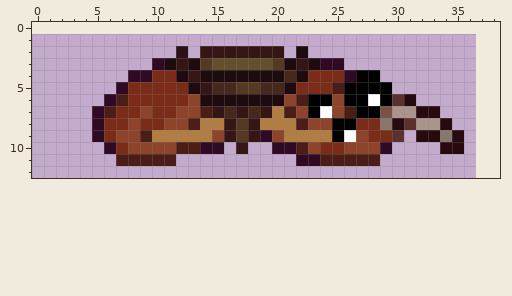
One commit to this pixel-art sprite: Content/Projectiles/Pets/TrapdoorSpiderMount_Front.png. The picture above is the old version.
The file is 78x24 pixels, drawn in blocks of 2x2; one block is one cell here. Colours within 5 levels of each other are drawn and written as one. The old version is drawn lined up with the new one, on the new canvas.
And afterwards:
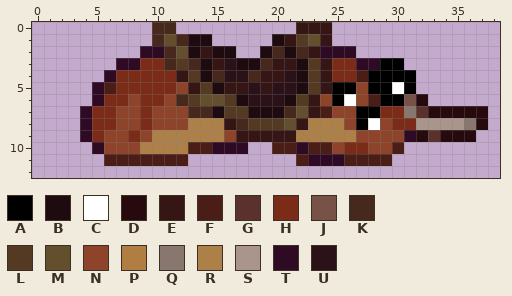
Palette (. is transparent): A #000000  B #1e0b10  C #ffffff  D #270a0e  E #361615  F #4b1d17  G #5a312d  H #7b2c19  J #795247  K #46281c  L #553a23  M #634e2e  N #8e442a  P #b07e42  Q #88776e  R #ad8049  S #a9958c  T #2f0a25  U #2b1118
From old to new:
canvas 39x12 -> 39x13, the old top-left corner now at -2,1 (the part of the old canvas that was cut away was empty and is not shown)
Changed rows in their new state; - is an unchanged pixel.
first column x 4:
 0 ------KK----------EEE-------------
 1 ------KMKBB-----BELME-------------
 2 -----TTKMB-BB..BKBKETTT-----------
 3 ---TTHHKLKBEUBBKEEBLEHHTTAA-------
 4 --THHH--EL-KUUKEEU-LE-HF-AAA------
 5 -TFH----NELBEEUEUUBLEA-N--CA------
 6 -THHN--NKLMML-UUUBLENACNF-AJD-----
 7 THHNNHNN-KKBLLBBBKMEF-N--HHQG-DDDD
 8 TH-N--N--RRR-KLLLMERRRNACNHH--SSQD
 9 THN-HNRRRRRRNE-EEERRRRR-NNNT-GD-D-
10 -TNN-RRRR-F-TT--FFTFFNHH-NF---..--
11 --F-----F---------F-TT---F--------
Changed places in both pictures, as pixel boxes (x1, y1, x2, y2):
changed: (80, 22, 488, 166)
